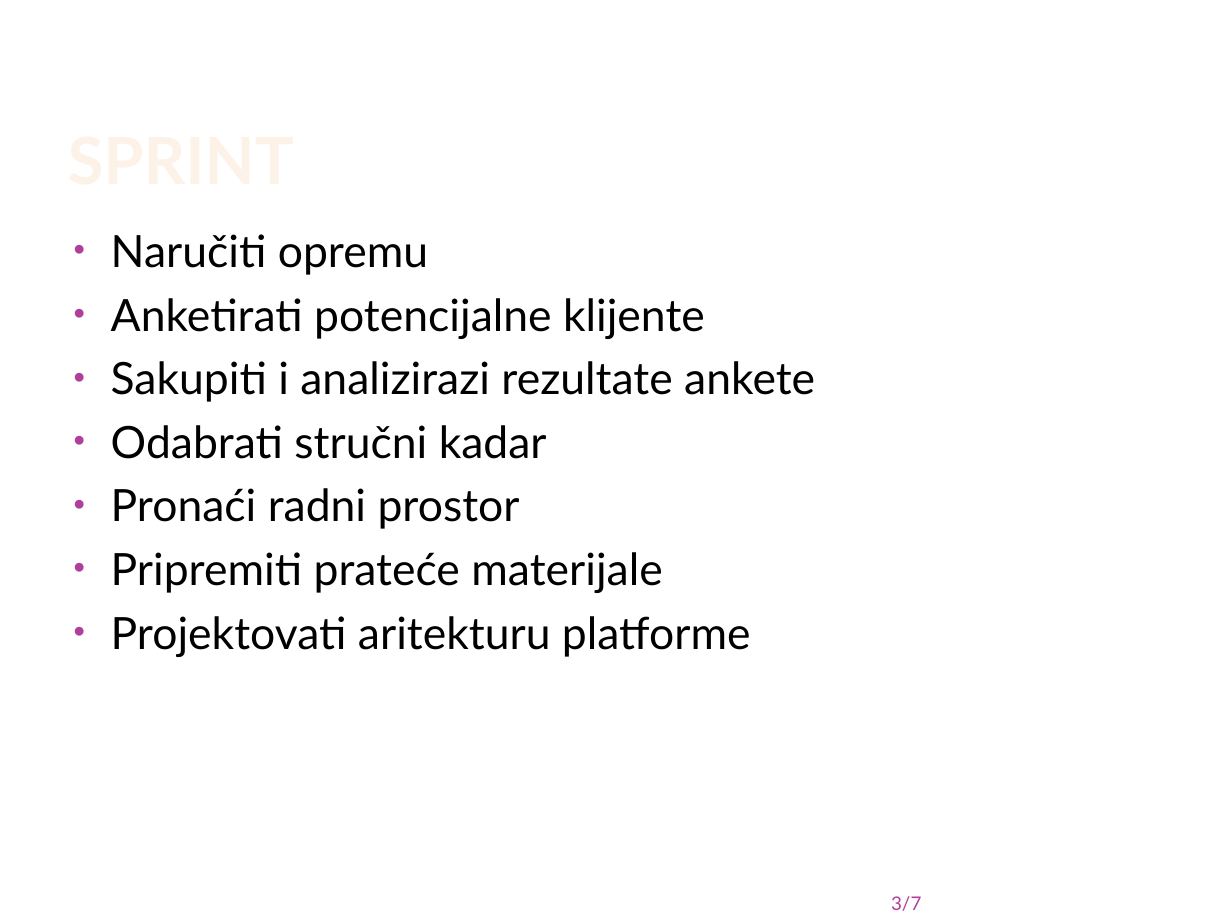
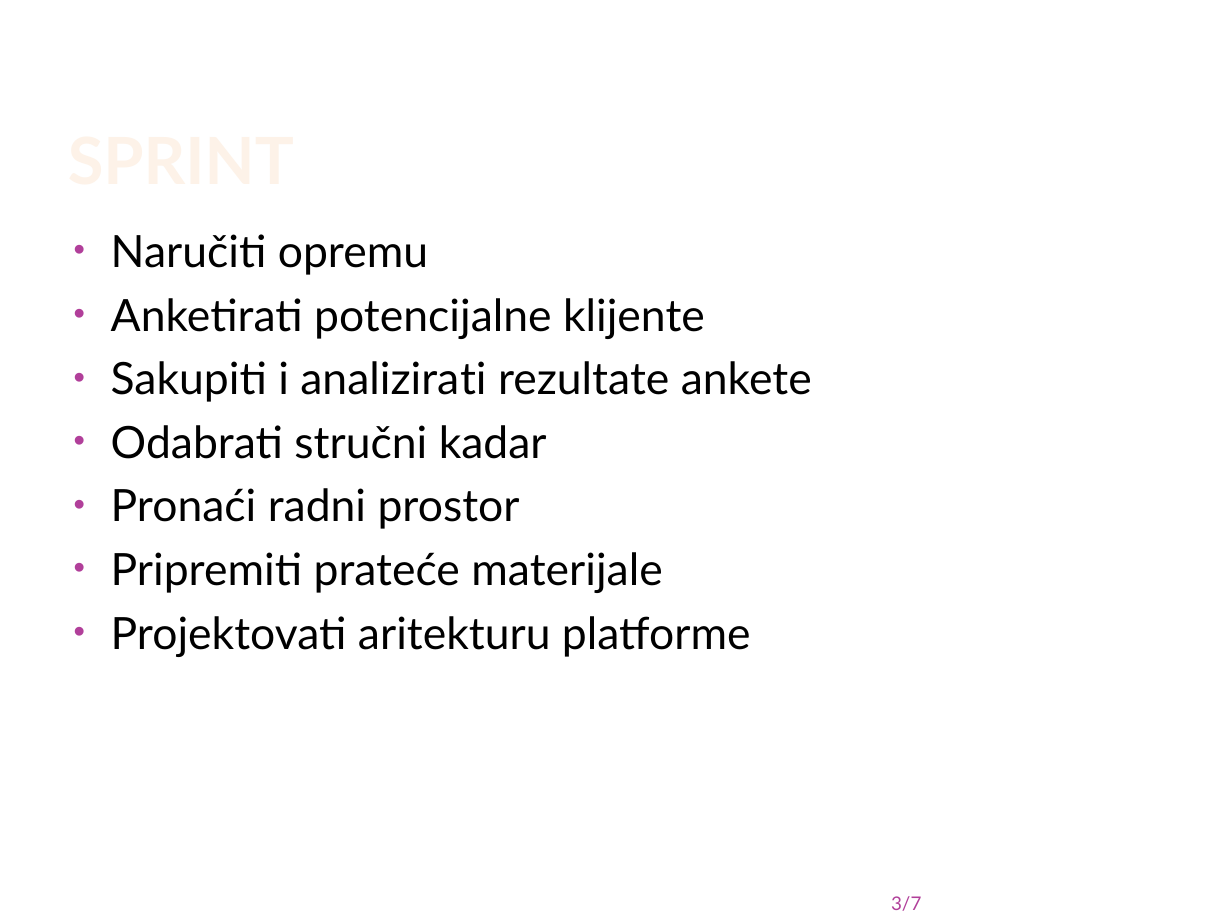
Before and after one commit to buregdzija/UPR-domaci-, a slide deck: slide 3 of agilni_plan_tri_sedmice.pptx. Drawn at 1232x924 pixels with LibreOffice and Linux fonts; fonts in the diff are those of the drawing; background and template pictures are left out. Boxes give left, top, right and bottom in pixels: in the first picture for what was removed or moved away, otherwise in the second. Text is boxed around its words. In the diff, an @@ line names an element or a change of style, - is before the commit and + after.

```diff
--- a/agilni_plan_tri_sedmice.pptx
+++ b/agilni_plan_tri_sedmice.pptx
@@ text at <box>111,361,812,402</box>: text changed @@
-• Sakupiti i analizirazi rezultate ankete
+• Sakupiti i analizirati rezultate ankete
```
Also in this commit, not shown: 2 other files.
